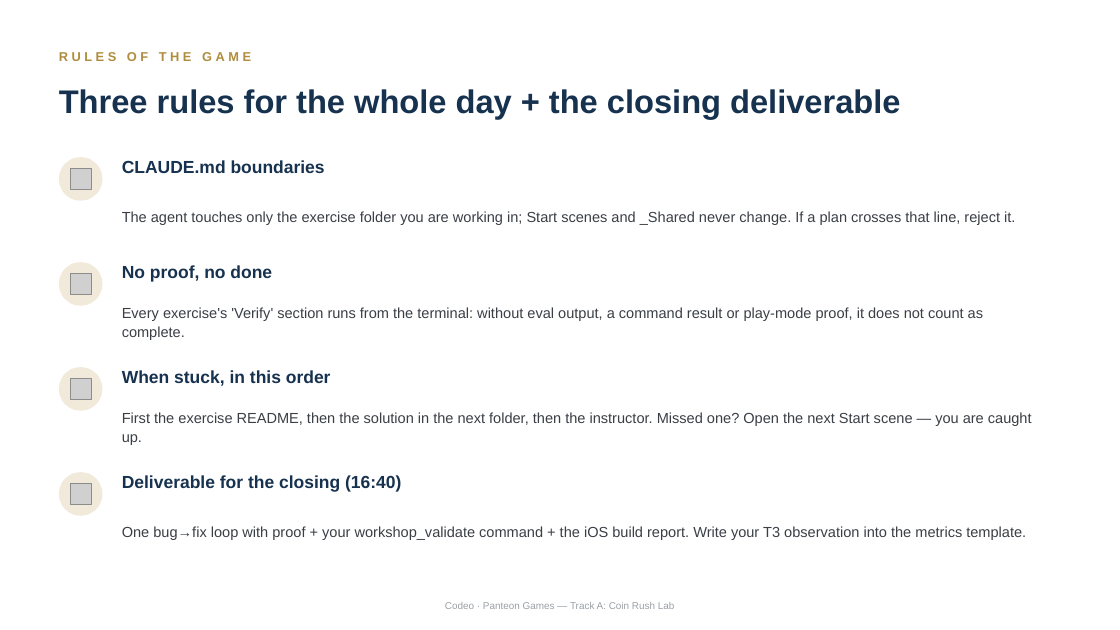
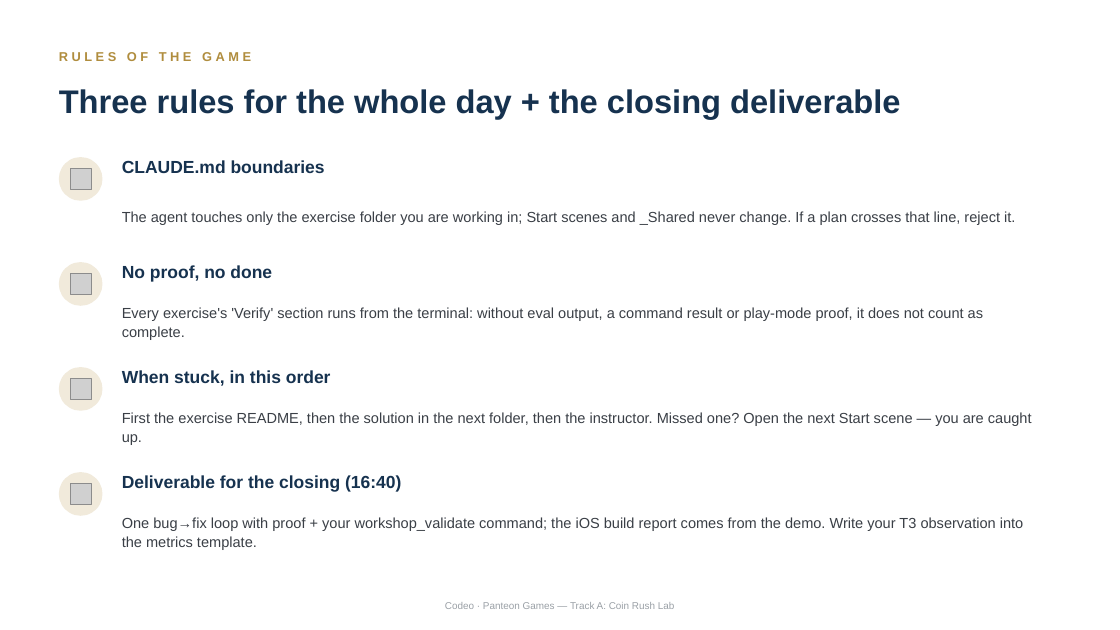
Before and after one commit to thickiran/panteon-workshop-materials, a slide deck: slide 10 of atolye_icerik/sunumlar/en/04_track_a_unity_cli_lab.pptx. Drawn at 1120x630 pixels with LibreOffice and Linux fonts; fonts in the diff are those of the drawing; grey boxes stand for pictures. Boxes give left, top, right and bottom in pixels: in the first picture for what was removed or moved away, otherwise in the second. Text is boxed around its words. In the diff, an @@ line names an element or a change of style, - is before the commit and + after.

```diff
--- a/atolye_icerik/sunumlar/en/04_track_a_unity_cli_lab.pptx
+++ b/atolye_icerik/sunumlar/en/04_track_a_unity_cli_lab.pptx
@@ text at (122, 517, 1023, 550): text changed @@
-One bug→fix loop with proof + your workshop_validate command + the iOS build report. Write your T3 observation into the metrics template.
+One bug→fix loop with proof + your workshop_validate command; the iOS build report comes from the demo. Write your T3 observation into the metrics template.
```
Also in this commit, not shown: 8 other slides changed, 13 other files.
